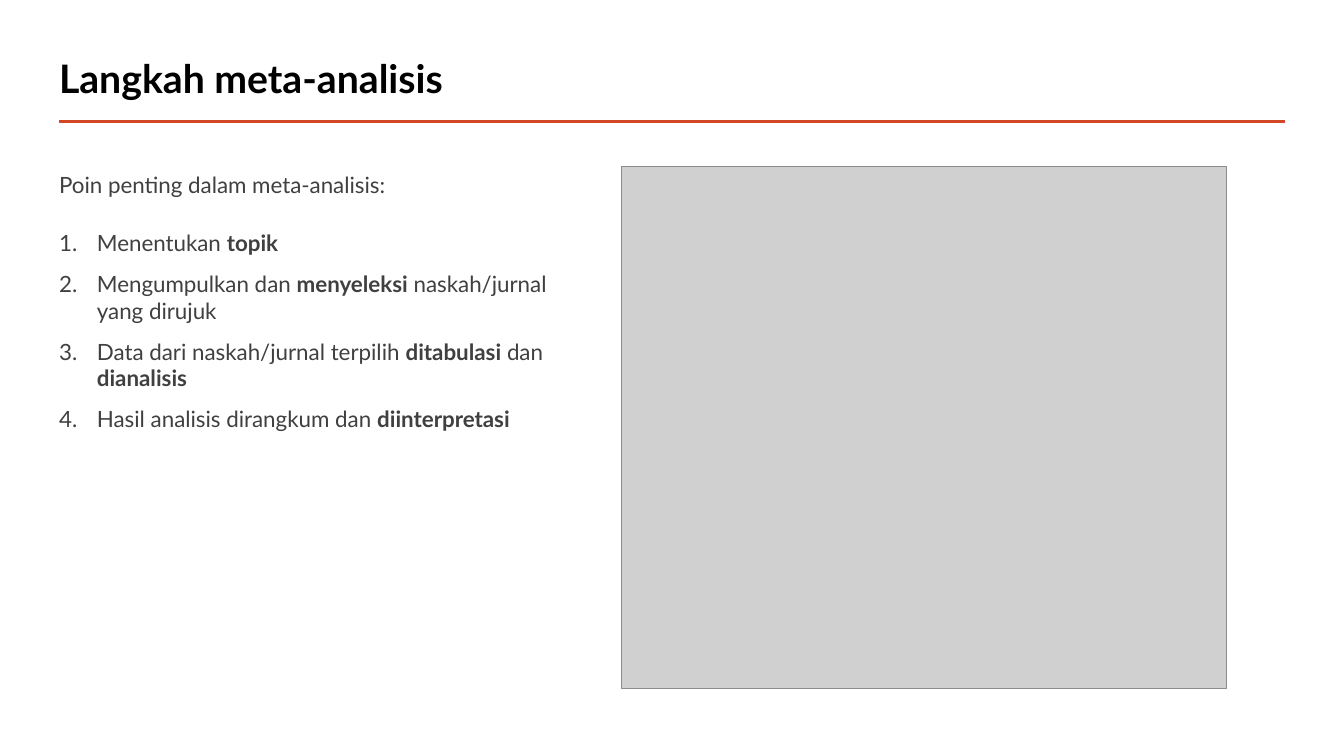
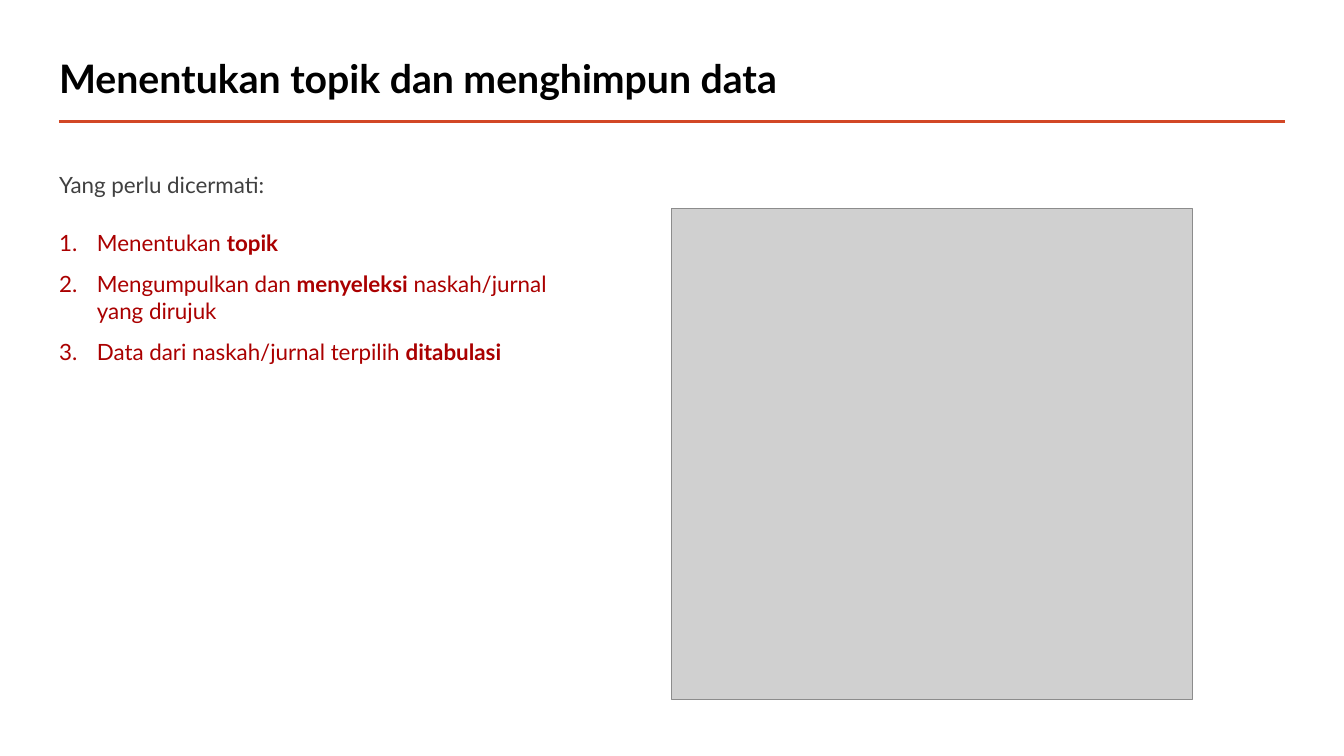
Before and after one commit to mohammad-miftakhus-sholikin/pelatihan-2020-metal, a slide deck: slide 3 of ch3_reference/2022__pendampingan/Presentation_2022__Sholikin_M1.pptx (slide 4 before the commit). Drawn at 1344x756 pixels with LibreOffice and Linux fonts; fonts in the diff are those of the drawing; grey boxes stand for pictures. Boxes give left, top, right and bottom in pixels: in the first picture for what was removed or moved away, otherwise in the second. Text is boxed around its words. In the diff, an @@ line names an element or a change of style, - is before the commit and + after.

```diff
--- a/ch3_reference/2022__pendampingan/Presentation_2022__Sholikin_M1.pptx
+++ b/ch3_reference/2022__pendampingan/Presentation_2022__Sholikin_M1.pptx
@@ title at box(59, 64, 777, 100): text changed @@
-Langkah meta-analisis
+Menentukan topik dan menghimpun data
@@ text at box(59, 176, 264, 197): text changed @@
-Poin penting dalam meta-analisis:
+Yang perlu dicermati:
@@ picture: place and size @@
-picture at box(622, 166, 1227, 689)
+picture at box(673, 208, 1193, 699)
@@ text at box(97, 234, 547, 323): text colour #404040 to #AA0000 in "Menentukan topik", "Mengumpulkan dan menyeleksi naskah/jurnal yang dirujuk" @@
@@ text at box(97, 343, 502, 364): text changed; text colour #404040 to #AA0000 @@
-3. Data dari naskah/jurnal terpilih ditabulasi dan dianalisis
-4. Hasil analisis dirangkum dan diinterpretasi
+3. Data dari naskah/jurnal terpilih ditabulasi
```
Also in this commit, not shown: 4 other slides changed, 4 slides added, 8 slides removed, 10 other files.
